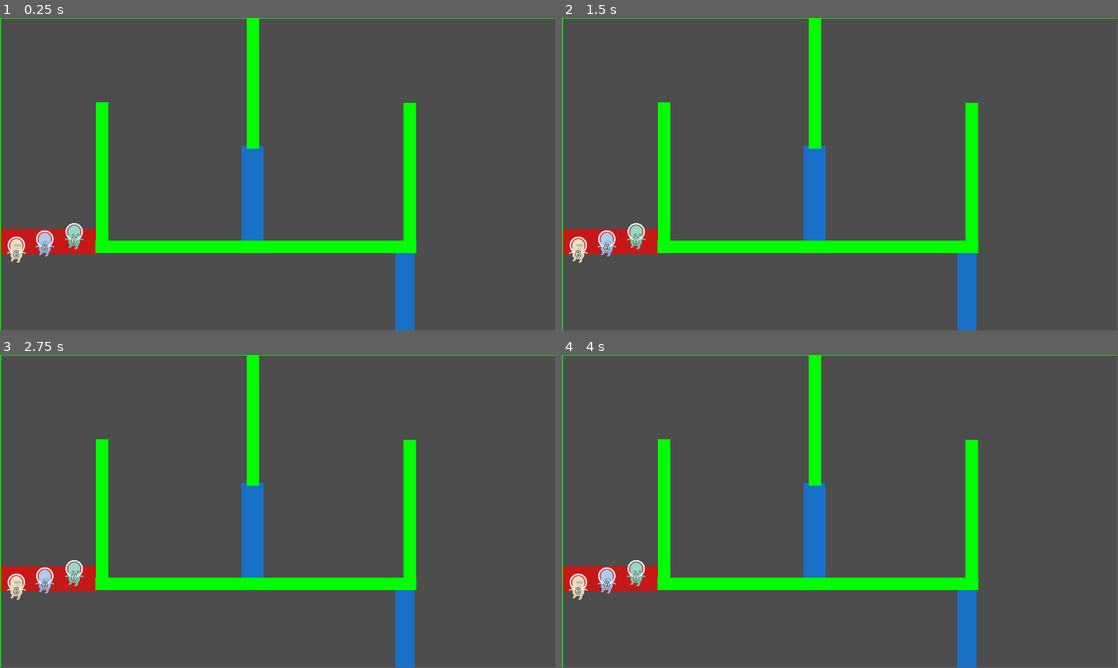
Above: before the commit, frames 1-4 (two rows, left to right).
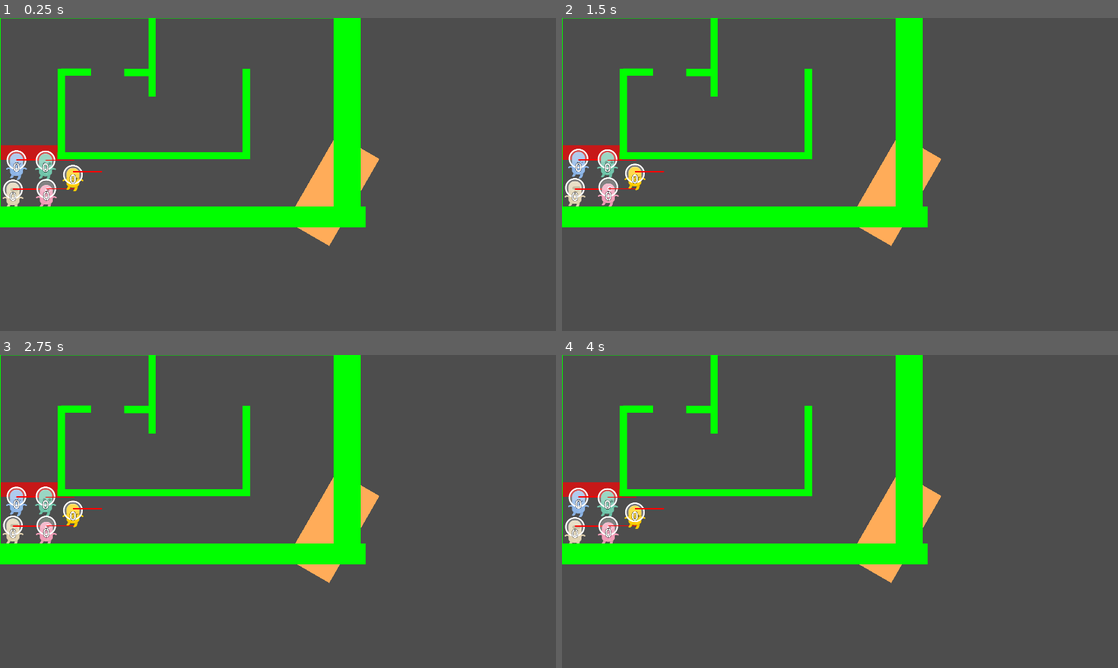
Above: after the commit, the same moments.

Repository: pgrenon1/champain
Game: Godot game, scene res://assets/scenes/race_1.tscn
The game is run twice, just before and just after one commit, with the same random seed, the same clock (stepped at 60 frames per second) and the same inputs.
Inputs (mouse positions are in pixels of both pictures, inside the frame that each line leads up to):
- Up to frame 1 (0.25 s): no input
- Up to frame 2 (1.5 s): tap Enter at 0.5 s; move the mouse to (962, 158) at 0.52 s; tap Space (ui_select) at 0.77 s; move the mouse to (728, 190) at 1.27 s
- Up to frame 3 (2.75 s): tap Space (ui_select) at 1.52, 2 s; move the mouse to (333, 442) at 2.02 s
- Up to frame 4 (4 s): move the mouse to (812, 574) at 2.77 s; tap Space (ui_select) at 3.02, 3.77 s; tap Enter at 3.5 s; move the mouse to (1006, 558) at 3.52 s
In our replay, the window is 799x449 before the commit and 800x450 after it. These sizes can differ from the game's own. Grey fills any space a smaller window leaves; there, only what the larger window draws over its background counts as a difference.

The runs differ from the first frame. In frame 1, 20% of the frame differs, in the area x 0-100%, y 0-100%; in frame 2, 20%; in frame 3, 20%; in frame 4, 20%.

Commit message:
Window viewport

Diff:
--- /dev/null
+++ b/godot/champain/assets/scenes/bouncy_wall.tscn
@@ -0,0 +1,22 @@
+[gd_scene load_steps=4 format=3 uid="uid://djm4pxyo2siii"]
+
+[ext_resource type="Texture2D" uid="uid://bb10gfp5h3kqk" path="res://assets/graphics/square.png" id="1_xgipy"]
+
+[sub_resource type="PhysicsMaterial" id="PhysicsMaterial_pa6ve"]
+friction = 0.0
+bounce = 1.0
+
+[sub_resource type="RectangleShape2D" id="RectangleShape2D_p0o3w"]
+size = Vector2(128, 128)
+
+[node name="BouncyWall" type="StaticBody2D"]
+position = Vector2(533, 383)
+physics_material_override = SubResource("PhysicsMaterial_pa6ve")
+metadata/_edit_group_ = true
+
+[node name="CollisionShape2D" type="CollisionShape2D" parent="."]
+shape = SubResource("RectangleShape2D_p0o3w")
+
+[node name="Sprite2D" type="Sprite2D" parent="."]
+modulate = Color(1, 0.675, 0.35, 1)
+texture = ExtResource("1_xgipy")
--- a/godot/champain/assets/scenes/player.tscn
+++ b/godot/champain/assets/scenes/player.tscn
@@ -14,10 +14,10 @@
 bounce = 0.5
 
 [sub_resource type="CircleShape2D" id="CircleShape2D_7ghod"]
-radius = 253.18
+radius = 43.1045
 
 [sub_resource type="LabelSettings" id="LabelSettings_oip06"]
-font_size = 56
+font_size = 120
 outline_size = 11
 outline_color = Color(0, 0, 0, 1)
 
@@ -28,26 +28,29 @@
 lock_rotation = true
 linear_damp = 1.5
 script = ExtResource("1_h6qqu")
+debug = true
 speed = 700
-spray_max_impulse = 400
-spray_max_force = 1200
-spray_max_duration = 1.5
+spray_shake_max_count = 15
+spray_max_impulse = 1200
+spray_max_force = 2000
 _sprite = NodePath("Sprite2D")
 _label = NodePath("Label")
 metadata/_edit_group_ = true
 
 [node name="Sprite2D" type="Sprite2D" parent="."]
 position = Vector2(0, -16.2)
-scale = Vector2(0.345, 0.345)
+scale = Vector2(0.65, 0.65)
 texture = ExtResource("4_cmnmq")
 script = ExtResource("2_wabwe")
+float_amplitude = 4.0
 sprites = Array[Texture2D]([ExtResource("4_cmnmq"), ExtResource("5_7cqra"), ExtResource("2_41de8"), ExtResource("6_pg1nv"), ExtResource("7_ppmdj")])
 
 [node name="CollisionShape2D" type="CollisionShape2D" parent="."]
-scale = Vector2(0.1, 0.1)
+position = Vector2(0, 9)
 shape = SubResource("CircleShape2D_7ghod")
 
 [node name="debug" type="Sprite2D" parent="."]
+scale = Vector2(1, 3.88)
 texture = ExtResource("8_0givg")
 offset = Vector2(50, 0)
 
@@ -55,8 +58,9 @@
 offset_left = -7.0
 offset_top = -4.0
 offset_right = 33.0
-offset_bottom = 73.0
+offset_bottom = 161.0
 scale = Vector2(0.341535, 0.341535)
+text = "1"
 label_settings = SubResource("LabelSettings_oip06")
 horizontal_alignment = 1
 autowrap_mode = 2
--- a/godot/champain/assets/scenes/race_1.tscn
+++ b/godot/champain/assets/scenes/race_1.tscn
@@ -1,10 +1,11 @@
-[gd_scene load_steps=6 format=3 uid="uid://mhd0taubfps2"]
+[gd_scene load_steps=7 format=3 uid="uid://mhd0taubfps2"]
 
 [ext_resource type="PackedScene" uid="uid://b1qu7gq1j4y0u" path="res://assets/scenes/player.tscn" id="1_6nthd"]
 [ext_resource type="PackedScene" uid="uid://bhcrpvvrss881" path="res://assets/scenes/rectangle_wall.tscn" id="2_1eklx"]
 [ext_resource type="PackedScene" uid="uid://0uvlnkkx62ml" path="res://assets/scenes/race_finish.tscn" id="3_4u852"]
 [ext_resource type="PackedScene" path="res://assets/scenes/controllers.tscn" id="3_5xpd2"]
 [ext_resource type="PackedScene" uid="uid://boyg2fihjlwv0" path="res://assets/scenes/race_checkpoint.tscn" id="3_xvbif"]
+[ext_resource type="PackedScene" uid="uid://djm4pxyo2siii" path="res://assets/scenes/bouncy_wall.tscn" id="4_uquol"]
 
 [node name="Race1" type="Node2D"]
 
@@ -21,16 +22,28 @@
 scale = Vector2(0.32, 1.56)
 
 [node name="Player" parent="." instance=ExtResource("1_6nthd")]
-position = Vector2(34, 480)
-use_mouse = true
+position = Vector2(43, 591)
 
 [node name="Player2" parent="." instance=ExtResource("1_6nthd")]
-position = Vector2(93, 467)
+position = Vector2(57, 490)
 player_id = 1
 
 [node name="Player3" parent="." instance=ExtResource("1_6nthd")]
-position = Vector2(154, 452)
+position = Vector2(161, 490)
 player_id = 2
+
+[node name="Player4" parent="." instance=ExtResource("1_6nthd")]
+position = Vector2(160, 589)
+player_id = 3
+
+[node name="Player5" parent="." instance=ExtResource("1_6nthd")]
+position = Vector2(252, 530)
+player_id = 4
+
+[node name="BouncyWall" parent="." instance=ExtResource("4_uquol")]
+position = Vector2(1150, 594)
+rotation = 2.09439
+scale = Vector2(2.70765, 1.32778)
 
 [node name="RectangleWall" parent="." instance=ExtResource("2_1eklx")]
 position = Vector2(-44, 340)
@@ -60,6 +73,14 @@
 position = Vector2(531, 475)
 scale = Vector2(5.2, 0.2)
 
+[node name="RectangleWall9" parent="." instance=ExtResource("2_1eklx")]
+position = Vector2(263, 187)
+scale = Vector2(0.8, 0.2)
+
+[node name="RectangleWall10" parent="." instance=ExtResource("2_1eklx")]
+position = Vector2(477, 188)
+scale = Vector2(0.76, 0.2)
+
 [node name="RectangleWall3" parent="." instance=ExtResource("2_1eklx")]
 position = Vector2(562, -35.0001)
 scale = Vector2(10.64, 0.56)
--- a/godot/champain/assets/scenes/race_checkpoint.tscn
+++ b/godot/champain/assets/scenes/race_checkpoint.tscn
@@ -11,6 +11,7 @@
 metadata/_edit_group_ = true
 
 [node name="Sprite2D" type="Sprite2D" parent="."]
+visible = false
 modulate = Color(0, 0.501961, 1, 0.686275)
 texture = ExtResource("1_pey41")
 
--- /dev/null
+++ b/godot/champain/assets/scenes/soccer_1.tscn
@@ -0,0 +1,81 @@
+[gd_scene load_steps=7 format=3 uid="uid://dwndwq4yhbf0x"]
+
+[ext_resource type="PackedScene" uid="uid://bhcrpvvrss881" path="res://assets/scenes/rectangle_wall.tscn" id="1_y1t4l"]
+[ext_resource type="Texture2D" uid="uid://cu57xwmw3sqsy" path="res://assets/graphics/circle.png" id="2_w5xnf"]
+[ext_resource type="PackedScene" uid="uid://b1qu7gq1j4y0u" path="res://assets/scenes/player.tscn" id="3_uwv4p"]
+[ext_resource type="PackedScene" path="res://assets/scenes/controllers.tscn" id="4_mqs33"]
+
+[sub_resource type="PhysicsMaterial" id="PhysicsMaterial_susp4"]
+friction = 0.0
+bounce = 0.9
+
+[sub_resource type="CircleShape2D" id="CircleShape2D_ns7lk"]
+radius = 75.0
+
+[node name="Soccer1" type="Node2D"]
+position = Vector2(56, 30)
+
+[node name="RectangleWall" parent="." instance=ExtResource("1_y1t4l")]
+position = Vector2(912, 1090)
+scale = Vector2(16.76, 1)
+
+[node name="RectangleWall2" parent="." instance=ExtResource("1_y1t4l")]
+position = Vector2(912, -62)
+scale = Vector2(16.76, 1)
+
+[node name="RectangleWall3" parent="." instance=ExtResource("1_y1t4l")]
+position = Vector2(1896, 510)
+scale = Vector2(1, 9.48)
+
+[node name="RectangleWall4" parent="." instance=ExtResource("1_y1t4l")]
+position = Vector2(-88, 514)
+scale = Vector2(1, 9.48)
+
+[node name="RectangleWall5" parent="." instance=ExtResource("1_y1t4l")]
+position = Vector2(40, 162)
+scale = Vector2(1, 2.5)
+
+[node name="RectangleWall6" parent="." instance=ExtResource("1_y1t4l")]
+position = Vector2(40, 866)
+scale = Vector2(1, 2.5)
+
+[node name="RectangleWall7" parent="." instance=ExtResource("1_y1t4l")]
+position = Vector2(1768, 162)
+scale = Vector2(1, 2.5)
+
+[node name="RectangleWall8" parent="." instance=ExtResource("1_y1t4l")]
+position = Vector2(1768, 866)
+scale = Vector2(1, 2.5)
+
+[node name="Ball" type="RigidBody2D" parent="."]
+position = Vector2(872, 514)
+mass = 0.3
+physics_material_override = SubResource("PhysicsMaterial_susp4")
+gravity_scale = 0.0
+lock_rotation = true
+linear_damp = 1.5
+metadata/_edit_group_ = true
+
+[node name="Sprite2D" type="Sprite2D" parent="Ball"]
+scale = Vector2(0.3, 0.3)
+texture = ExtResource("2_w5xnf")
+
+[node name="CollisionShape2D" type="CollisionShape2D" parent="Ball"]
+shape = SubResource("CircleShape2D_ns7lk")
+
+[node name="Player" parent="." instance=ExtResource("3_uwv4p")]
+position = Vector2(264, 442)
+
+[node name="Player2" parent="." instance=ExtResource("3_uwv4p")]
+position = Vector2(264, 553)
+player_id = 1
+
+[node name="Player3" parent="." instance=ExtResource("3_uwv4p")]
+position = Vector2(1616, 442)
+player_id = 2
+
+[node name="Player4" parent="." instance=ExtResource("3_uwv4p")]
+position = Vector2(1616, 558)
+player_id = 3
+
+[node name="Controllers" parent="." instance=ExtResource("4_mqs33")]
--- a/godot/champain/assets/scripts/player_controller.gd
+++ b/godot/champain/assets/scripts/player_controller.gd
@@ -27,7 +27,7 @@
 func _ready() -> void:
 	_original_scale = _sprite.scale
 	_label.text = str(_shake_count)
-	pass
+
 
 func _process(delta: float) -> void:
 	$debug.visible = self.debug
@@ -78,6 +78,8 @@
 	if _shake_count < spray_shake_max_count:
 		_shake_count += 1
 		_label.text = str(_shake_count)
+	else:
+		_label.text = "MAX"
 
 func _start_spraying(direction: Vector2):
 	_is_spraying = true
--- a/godot/champain/assets/scripts/player_sprite.gd
+++ b/godot/champain/assets/scripts/player_sprite.gd
@@ -1,8 +1,10 @@
 @tool
 extends Sprite2D
 
+@export var float_amplitude = 5.0
 @export var sprites : Array[Texture2D] = []
 
+var _original_position
 
 
 func set_sprite():
@@ -11,6 +13,15 @@
 func _ready():
 	self.texture = sprites[self.get_parent().player_id]
 
+	_original_position = position
+	position += Vector2.DOWN * (float_amplitude/2)
+	var tween = get_tree().create_tween()
+	tween.tween_property(self, "position", _original_position + Vector2.UP * float_amplitude, 1.5+randf())\
+	.set_trans(Tween.TRANS_SINE)
+	tween.tween_property(self, "position", _original_position + Vector2.DOWN * float_amplitude, 1.5+randf())\
+	.set_trans(Tween.TRANS_SINE)
+	tween.set_loops()
+
 # Called every frame. 'delta' is the elapsed time since the previous frame.
 func _process(delta):
 	if Engine.is_editor_hint():
--- a/godot/champain/project.godot
+++ b/godot/champain/project.godot
@@ -14,6 +14,14 @@
 run/main_scene="res://assets/scenes/race_1.tscn"
 config/features=PackedStringArray("4.3", "GL Compatibility")
 config/icon="res://icon.svg"
+
+[display]
+
+window/size/viewport_width=1920
+window/size/viewport_height=1080
+window/size/mode=3
+window/stretch/mode="viewport"
+window/stretch/aspect="ignore"
 
 [input]
 
